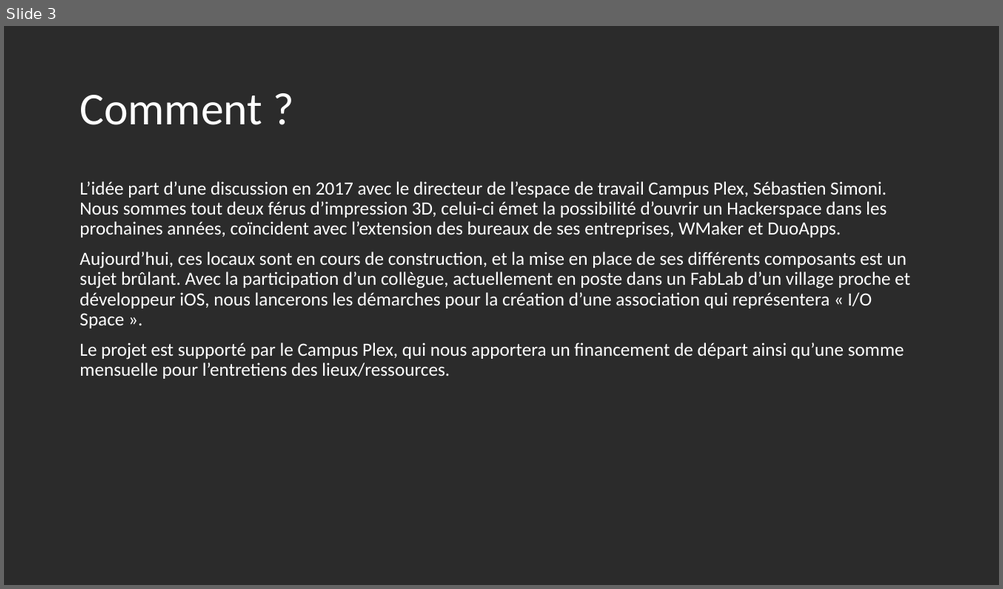
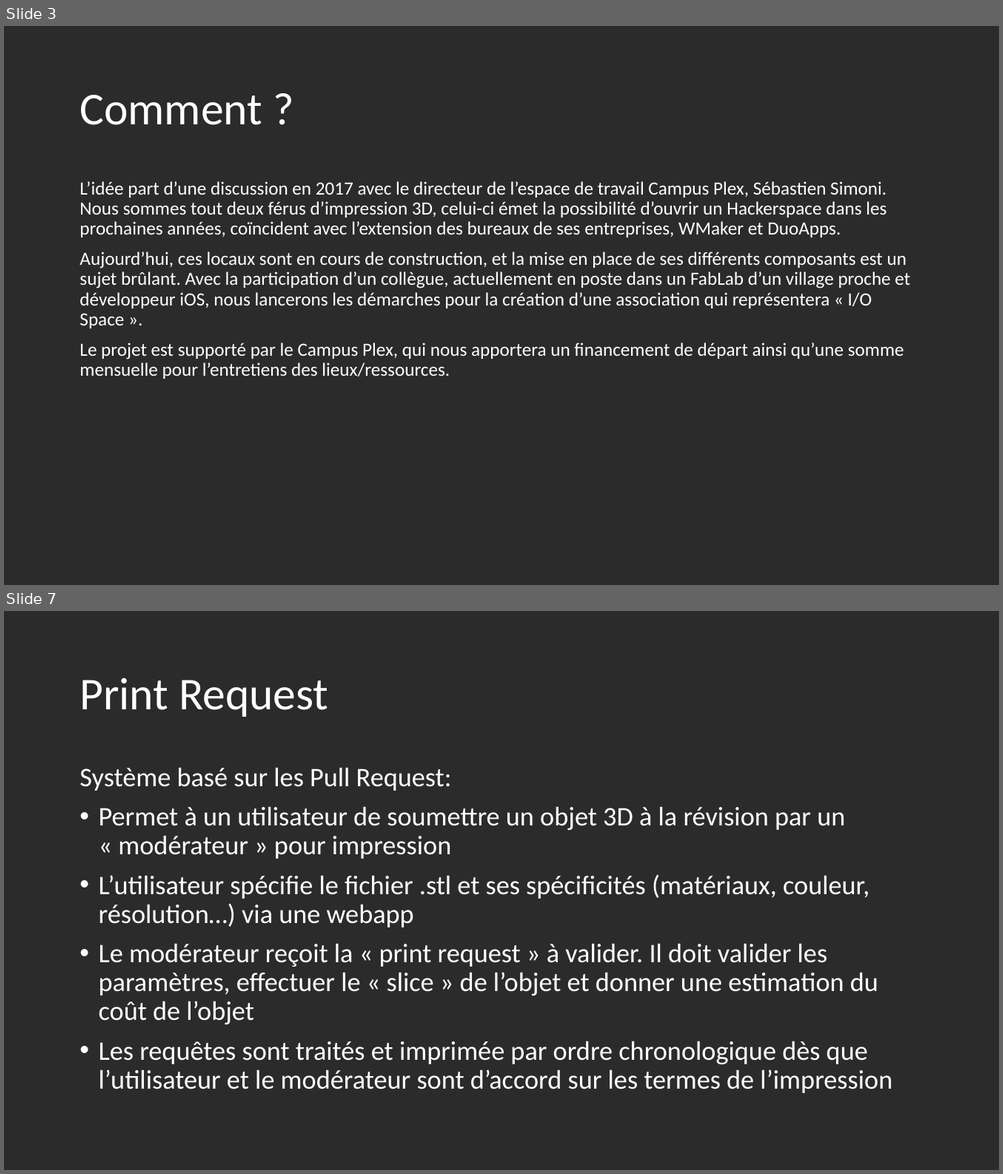
Before and after one commit to Kyalma/print_request, a slide deck: io_space.pptx. Shown one above the other, each under a label of ours: slide 3 before the commit, slides 3 and 7 after it; the slides between them are not shown. The pictures are 1003x589 and 1003x1174 pixels, drawn with LibreOffice and Linux fonts; fonts in the diff are those of the drawing; background and template pictures are left out; a plain dark background stands for a picture behind light text. Boxes give left, top, right and bottom in pixels: in the first picture for what was removed or moved away, otherwise in the second. Text is boxed around its words. In the diff, an @@ line names an element or a change of style, - is before the commit and + after.

```diff
--- a/io_space.pptx
+++ b/io_space.pptx
@@ slide 7 added at <box>4,611,999,1170</box>, background picture (left out) @@
@@ title added at <box>79,678,328,717</box>, 44 pt, text #FFFFFF @@
+Print Request
@@ text added at <box>79,768,892,1093</box>, 25.9 pt, text #FFFFFF @@
+Système basé sur les Pull Request:
+• Permet à un utilisateur de soumettre un objet 3D à la révision par un « modérateur » pour impression
+• L’utilisateur spécifie le fichier .stl et ses spécificités (matériaux, couleur, résolution…) via une webapp
+• Le modérateur reçoit la « print request » à valider. Il doit valider les paramètres, effectuer le « slice » de l’objet et donner une estimation du coût de l’objet
+• Les requêtes sont traités et imprimée par ordre chronologique dès que l’utilisateur et le modérateur sont d’accord sur les termes de l’impression
```
Also in this commit, not shown: 2 slides changed, 4 other slides added, 1 other file.
